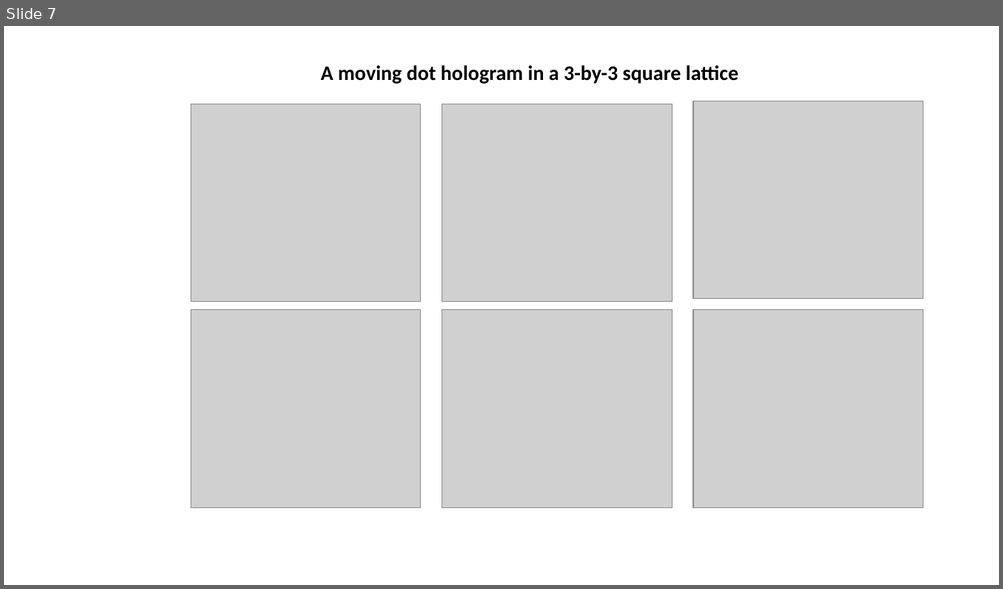
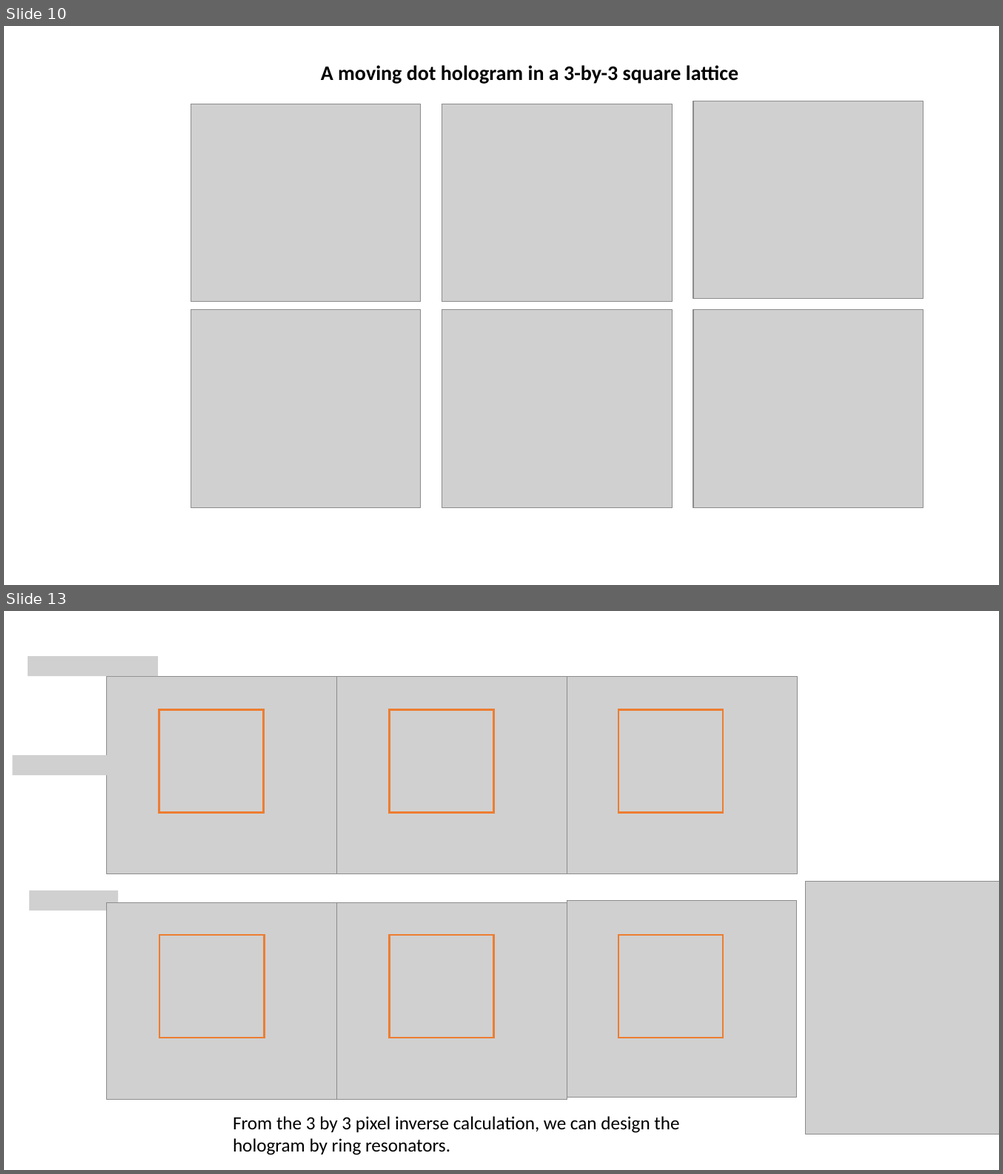
Before and after one commit to minspan199/imaginary-gauge-field, a slide deck: non-Hermitian gauge field.pptx. Shown one above the other, each under a label of ours: slide 7 before the commit, slides 10 and 13 after it; the slides between them are not shown. The pictures are 1003x589 and 1003x1174 pixels, drawn with LibreOffice and Linux fonts; fonts in the diff are those of the drawing; grey boxes stand for pictures. Boxes give left, top, right and bottom in pixels: in the first picture for what was removed or moved away, otherwise in the second. Text is boxed around its words. In the diff, an @@ line names an element or a change of style, - is before the commit and + after.

Commit message:
ring resonators

```diff
--- a/non-Hermitian gauge field.pptx
+++ b/non-Hermitian gauge field.pptx
@@ slide 13 added at bbox=[4, 611, 999, 1170], background #FFFFFF @@
@@ picture added at bbox=[28, 657, 159, 677] @@
@@ picture added at bbox=[107, 677, 337, 874] @@
@@ picture added at bbox=[337, 677, 566, 874] @@
@@ picture added at bbox=[567, 677, 797, 874] @@
@@ rectangle added at bbox=[159, 710, 264, 813], outline #ED7D31 2 pt @@
@@ rectangle added at bbox=[390, 710, 494, 813], outline #ED7D31 2 pt @@
@@ rectangle added at bbox=[618, 710, 723, 813], outline #ED7D31 2 pt @@
@@ picture added at bbox=[12, 755, 107, 775] @@
@@ picture added at bbox=[29, 891, 118, 911] @@
@@ picture added at bbox=[805, 881, 999, 1134] @@
@@ picture added at bbox=[107, 903, 337, 1099] @@
@@ picture added at bbox=[337, 903, 566, 1099] @@
@@ picture added at bbox=[566, 900, 797, 1097] @@
@@ rectangle added at bbox=[159, 936, 264, 1039], outline #ED7D31 2 pt @@
@@ rectangle added at bbox=[390, 936, 494, 1039], outline #ED7D31 2 pt @@
@@ rectangle added at bbox=[618, 936, 723, 1039], outline #ED7D31 2 pt @@
@@ text added at bbox=[233, 1116, 679, 1156], 18 pt, text #000000 @@
+From the 3 by 3 pixel inverse calculation, we can design the hologram by ring resonators.
@@ what was slide 7 is now slide 10 @@
```
Also in this commit, not shown: 2 other slides added, 20 other files.
